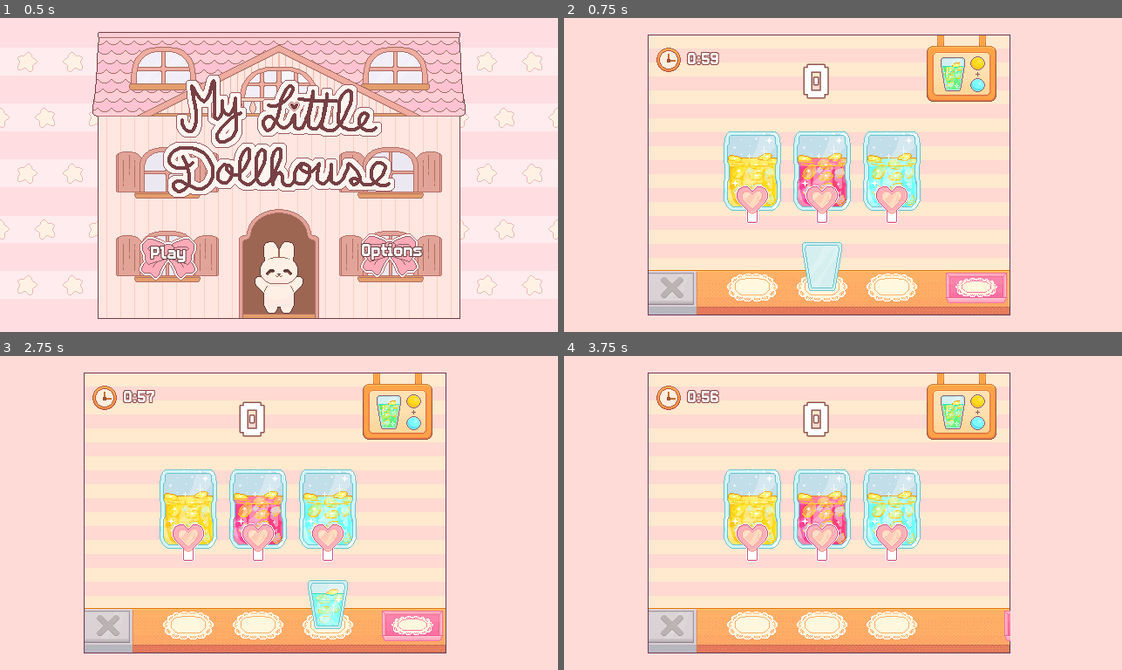
Above: before the commit, frames 1-4 (two rows, left to right).
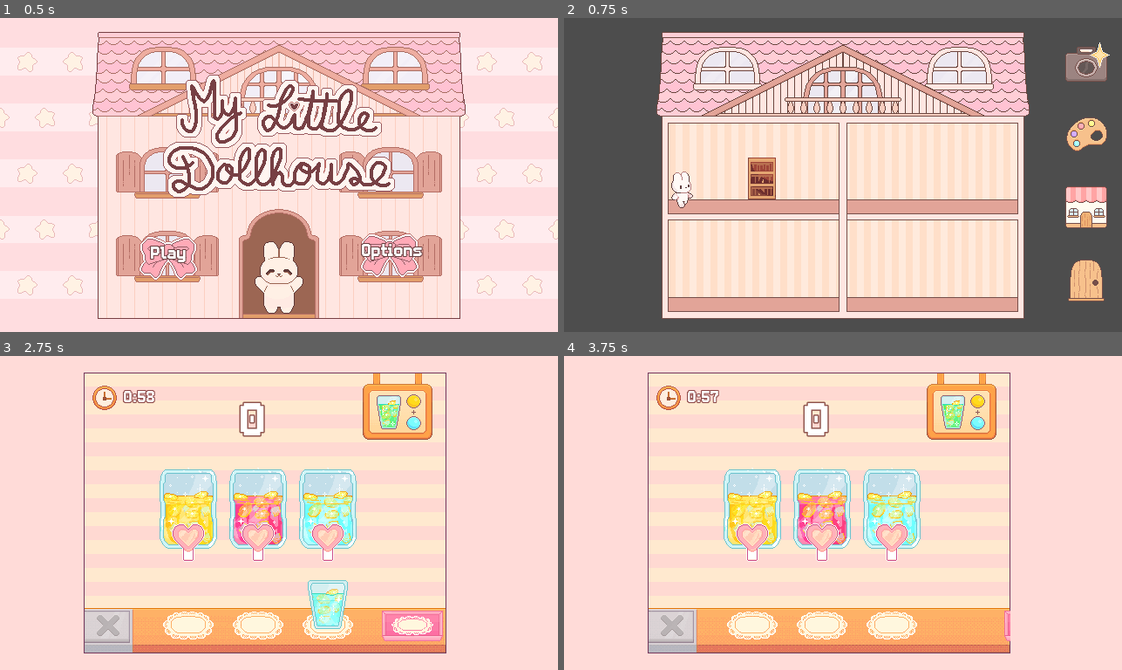
Above: after the commit, the same moments.

Repository: mon-b/girly-game-jam
Game: Godot game, scene res://ui/main_menu.tscn
Two runs of this game, one before a commit and one after it. Both use one fixed random seed, a clock stepped at 60 frames per second and the inputs below. This scene is started directly instead of the project's main scene.
Inputs (mouse positions are in pixels of both pictures, inside the frame that each line leads up to):
- Up to frame 1 (0.5 s): no input
- Up to frame 2 (0.75 s): click "Play" at 0.5 s
- Up to frame 3 (2.75 s): click (524, 622) at 1.27 s; tap Enter at 2 s; move the mouse to (401, 497) at 2.02 s; hold D (right) from 2.03 s (still down); tap Space (interact) at 2.1 s; click (401, 497) at 2.17 s
- Up to frame 4 (3.75 s): tap Space (interact) at 2.75, 2.85, 3.6 s; move the mouse to (731, 528) at 2.77 s; release D (right) at 2.78 s; hold S (down) 2.78-3.53 s; tap Enter at 3.5 s; move the mouse to (898, 443) at 3.52 s; hold D (right) from 3.53 s (still down)

Frame 1 is identical in both runs. In frame 2, 71% of the frame differs, in the area x 0-100%, y 0-100%; in frame 3, less than 0.1%; in frame 4, less than 0.1%.

Commit message:
Made minigame start on door button press

Diff:
--- a/global.gd
+++ b/global.gd
@@ -2,3 +2,7 @@
 
 var placing_item: PackedScene = null
 var type_placing_item: String = ""
+
+func change_scene(scene : String):
+	AudioManager.stop_music()
+	get_tree().call_deferred("change_scene_to_file", scene)
--- a/scenes/minigames/juice_shop.gd
+++ b/scenes/minigames/juice_shop.gd
@@ -388,7 +388,7 @@
 # =========================
 
 func _on_play_again_pressed():
-	get_tree().call_deferred("change_scene_to_file", "res://scenes/minigames/juice_shop.tscn")
+	Global.change_scene("res://scenes/minigames/juice_shop.tscn")
 
 func _on_leave_minigame_pressed():
-	get_tree().call_deferred("change_scene_to_file", "res://ui/main_menu.tscn")
+	Global.change_scene("res://ui/menu.tscn")
--- a/ui/game.gd
+++ b/ui/game.gd
@@ -52,3 +52,7 @@
 		preview.queue_free()
 		preview = null
 		Global.placing_item = null
+
+
+func _on_door_pressed():
+	Global.change_scene("res://scenes/minigames/juice_shop.tscn")
--- a/ui/main_menu.gd
+++ b/ui/main_menu.gd
@@ -11,8 +11,7 @@
 
 func _on_play_pressed():
 	# stop current music
-	AudioManager.stop_music()
-	get_tree().call_deferred("change_scene_to_file", "res://scenes/minigames/juice_shop.tscn")
+	Global.change_scene("res://ui/menu.tscn")
 
 func _on_options_pressed():
 	options_modal.update_sliders()
--- a/ui/main_menu.tscn
+++ b/ui/main_menu.tscn
@@ -135,7 +135,7 @@
 theme_override_styles/slider = SubResource("StyleBoxFlat_63poq")
 theme_override_styles/grabber_area = SubResource("StyleBoxFlat_uaa3u")
 theme_override_styles/grabber_area_highlight = SubResource("StyleBoxFlat_m5c4l")
-step = 20.0
+step = 10.0
 value = 100.0
 ticks_position = 2
 
@@ -158,7 +158,7 @@
 theme_override_styles/slider = SubResource("StyleBoxFlat_63poq")
 theme_override_styles/grabber_area = SubResource("StyleBoxFlat_uaa3u")
 theme_override_styles/grabber_area_highlight = SubResource("StyleBoxFlat_m5c4l")
-step = 20.0
+step = 10.0
 value = 100.0
 ticks_position = 2
 
--- a/ui/menu.tscn
+++ b/ui/menu.tscn
@@ -14,3 +14,7 @@
 offset_top = 0.0
 offset_right = 640.0
 offset_bottom = 360.0
+
+[connection signal="pressed" from="VBoxContainer/Door" to="." method="_on_door_pressed"]
+
+[editable path="VBoxContainer"]
